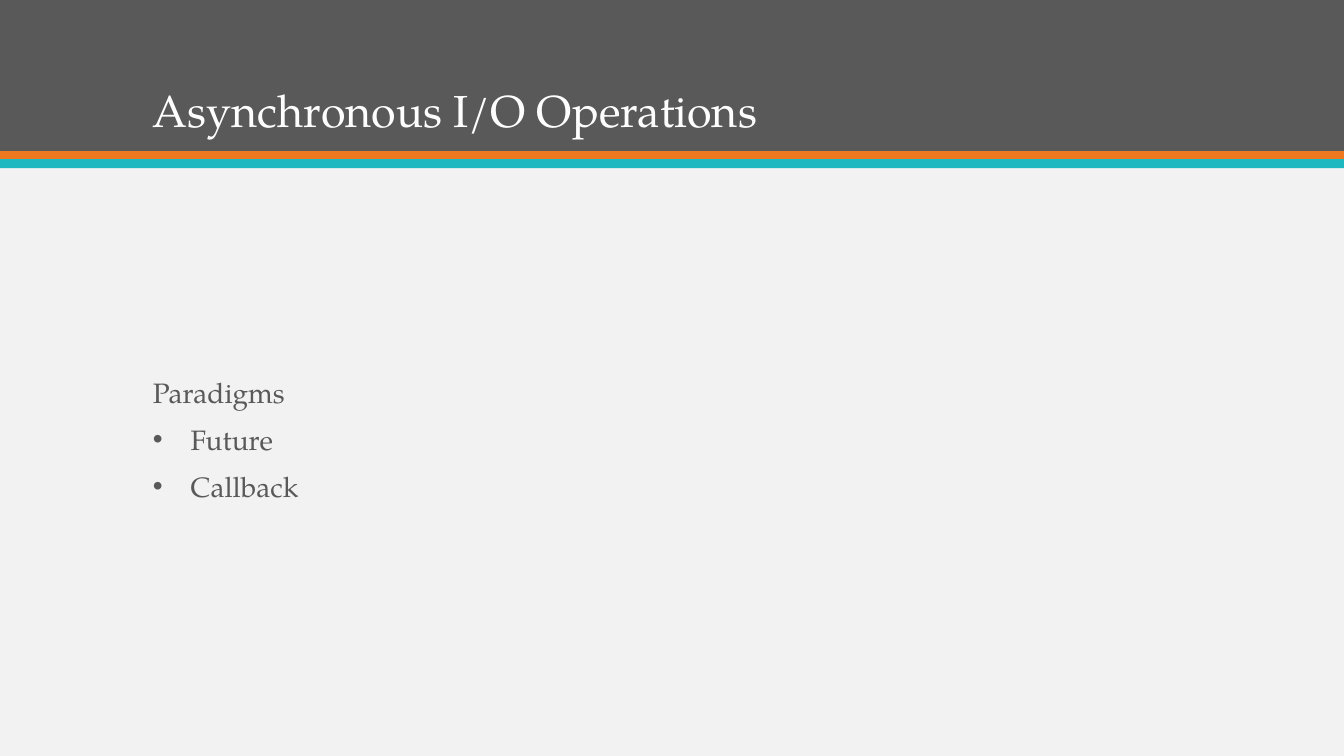
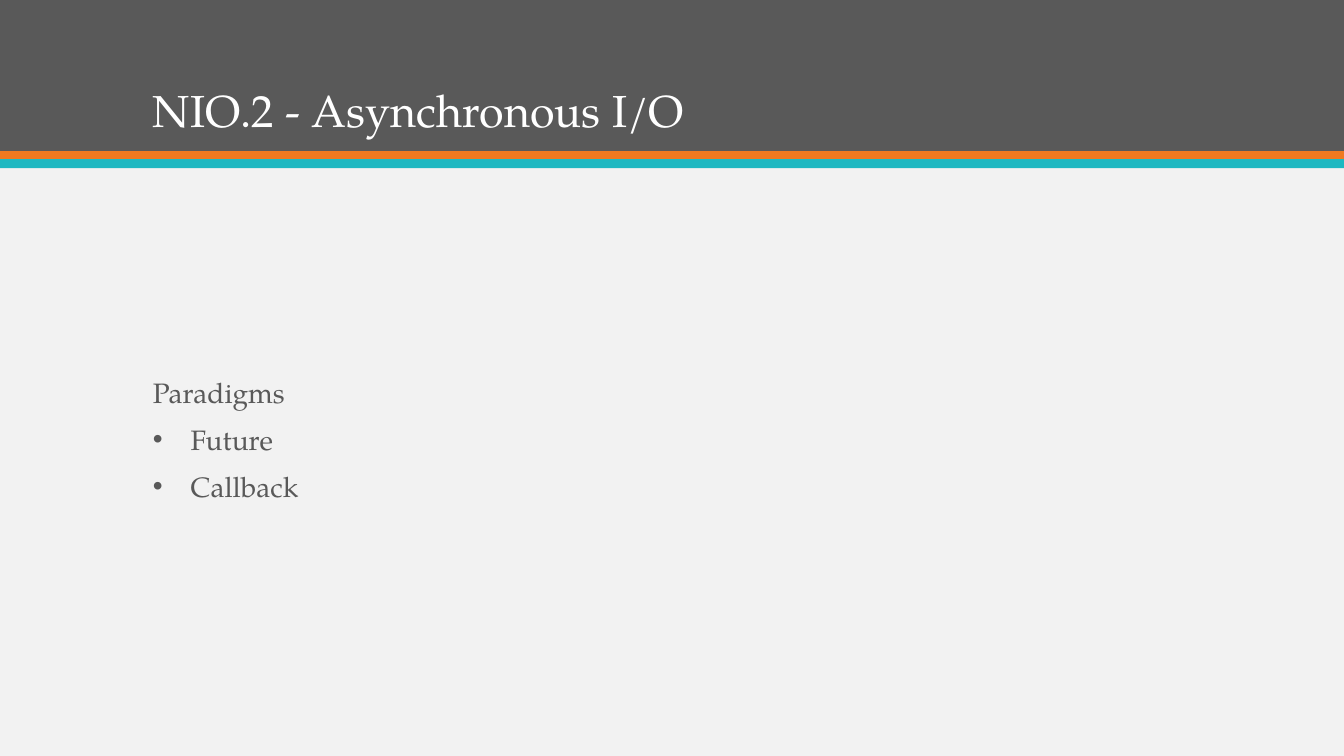
Before and after one commit to KKAries/my-repository, a slide deck: slide 29 of Brief Introduction of Java 7.pptx (slide 21 before the commit). Drawn at 1344x756 pixels with LibreOffice and Linux fonts; fonts in the diff are those of the drawing. Boxes give left, top, right and bottom in pixels: in the first picture for what was removed or moved away, otherwise in the second. Text is boxed around its words. In the diff, an @@ line names an element or a change of style, - is before the commit and + after.

```diff
--- a/Brief Introduction of Java 7.pptx
+++ b/Brief Introduction of Java 7.pptx
@@ title at bbox=[153, 94, 684, 140]: text changed @@
-Asynchronous I/O Operations
+NIO.2 - Asynchronous I/O
```
Also in this commit, not shown: 17 other slides changed, 12 slides added, 3 slides removed, 2 other files.
